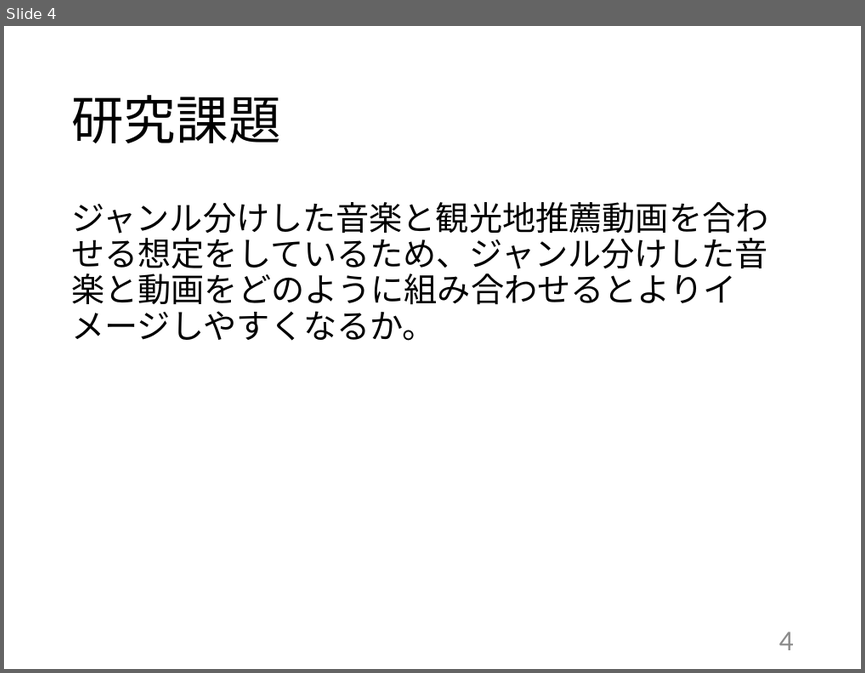
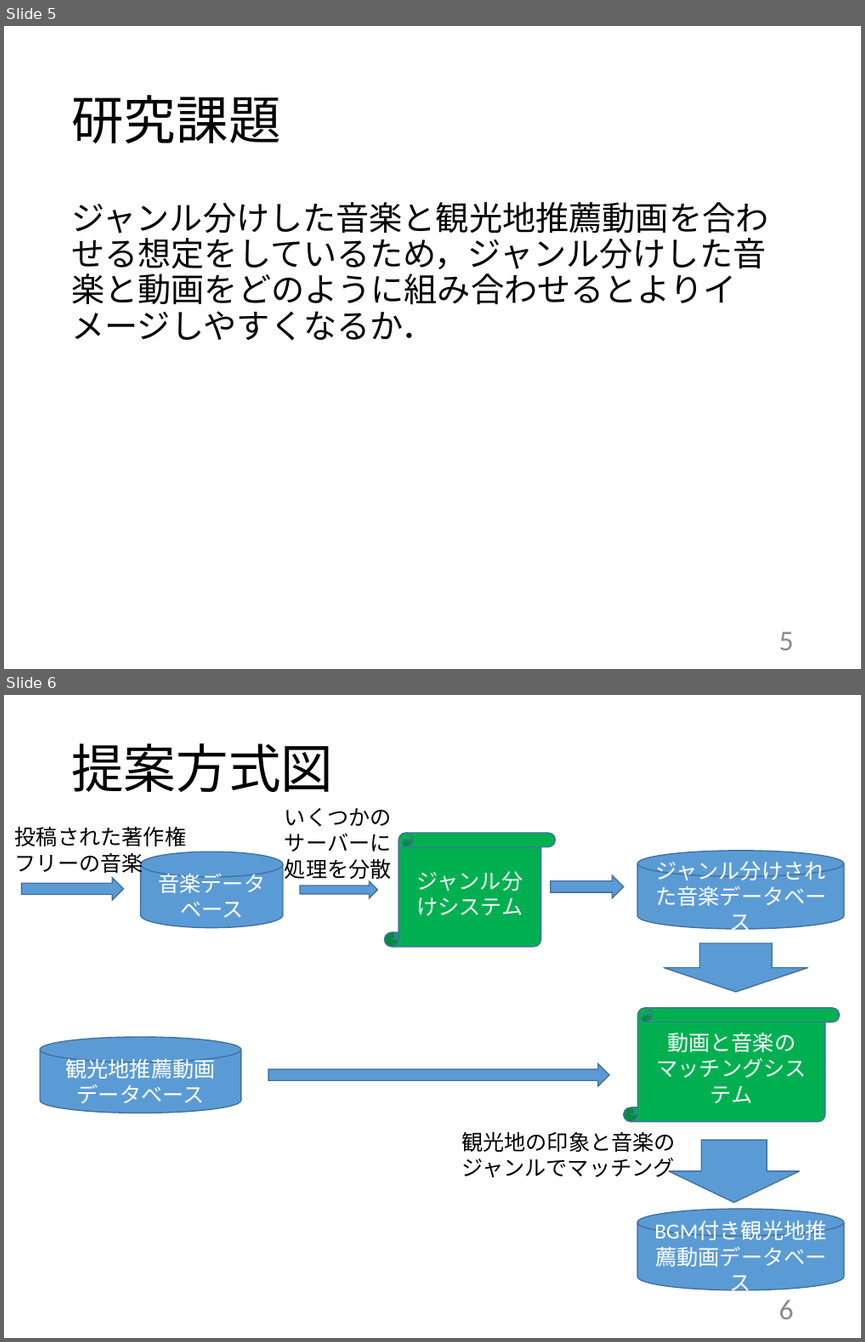
Before and after one commit to kait-takanolab/1821144-yoshii-thesis, a slide deck: 学部_中間発表_1821144.pptx. Shown one above the other, each under a label of ours: slide 4 before the commit, slides 5 and 6 after it. The pictures are 865x673 and 865x1342 pixels, drawn with LibreOffice and Linux fonts; fonts in the diff are those of the drawing. Boxes give left, top, right and bottom in pixels: in the first picture for what was removed or moved away, otherwise in the second. Text is boxed around its words. In the diff, an @@ line names an element or a change of style, - is before the commit and + after.

```diff
--- a/学部_中間発表_1821144.pptx
+++ b/学部_中間発表_1821144.pptx
@@ slide 6 added at box(4, 695, 861, 1338), background #FFFFFF @@
@@ title added at box(71, 743, 333, 792), 44 pt, text #000000 @@
+提案方式図
@@ text added at box(284, 808, 392, 882), 18 pt, text #000000 @@
+いくつかのサーバーに処理を分散
@@ text added at box(15, 826, 187, 876), 18 pt, text #000000 @@
+投稿された著作権フリーの音楽
@@ vertical scroll added at box(385, 833, 555, 947), fill #00B050, outline #43739E 1 pt, 18 pt, text #FFFFFF @@
+ジャンル分けシステム
@@ cylinder added at box(140, 851, 283, 928), fill #5B9BD5, outline #43739E 1 pt, 18 pt, text #FFFFFF @@
+音楽データベース
@@ cylinder added at box(637, 850, 844, 928), fill #5B9BD5, outline #43739E 1 pt, 18 pt, text #FFFFFF @@
+ジャンル分けされた音楽データベース
@@ down arrow added at box(22, 878, 124, 900), fill #5B9BD5, outline #43739E 1 pt @@
@@ down arrow added at box(300, 881, 378, 898), fill #5B9BD5, outline #43739E 1 pt @@
@@ right arrow added at box(551, 876, 624, 898), fill #5B9BD5, outline #43739E 1 pt @@
@@ down arrow added at box(664, 943, 809, 992), fill #5B9BD5, outline #43739E 1 pt @@
@@ vertical scroll added at box(624, 1008, 840, 1122), fill #00B050, outline #43739E 1 pt, 18 pt, text #FFFFFF @@
+動画と音楽のマッチングシステム
@@ cylinder added at box(40, 1037, 241, 1113), fill #5B9BD5, outline #43739E 1 pt, 18 pt, text #FFFFFF @@
+観光地推薦動画データベース
@@ right arrow added at box(268, 1063, 610, 1086), fill #5B9BD5, outline #43739E 1 pt @@
@@ text added at box(461, 1131, 676, 1177), 18 pt, text #000000 @@
+観光地の印象と音楽のジャンルでマッチング
@@ down arrow added at box(669, 1140, 799, 1202), fill #5B9BD5, outline #43739E 1 pt @@
@@ cylinder added at box(637, 1208, 844, 1290), fill #5B9BD5, outline #43739E 1 pt, 18 pt, text #FFFFFF @@
+BGM付き観光地推薦動画データベース
@@ page number added at box(779, 1299, 794, 1319), 24 pt, text #8C8C8C @@
+6
@@ what was slide 4 is now slide 5 @@
@@ slide 5 changed as well @@
@@ text at box(71, 202, 768, 340): text changed @@
-ジャンル分けした音楽と観光地推薦動画を合わせる想定をしているため、ジャンル分けした音楽と動画をどのように組み合わせるとよりイメージしやすくなるか。
+ジャンル分けした音楽と観光地推薦動画を合わせる想定をしているため，ジャンル分けした音楽と動画をどのように組み合わせるとよりイメージしやすくなるか．
@@ page number at box(779, 631, 794, 650): text changed @@
-4
+5
```
Also in this commit, not shown: 6 other slides changed, 1 slide removed.
